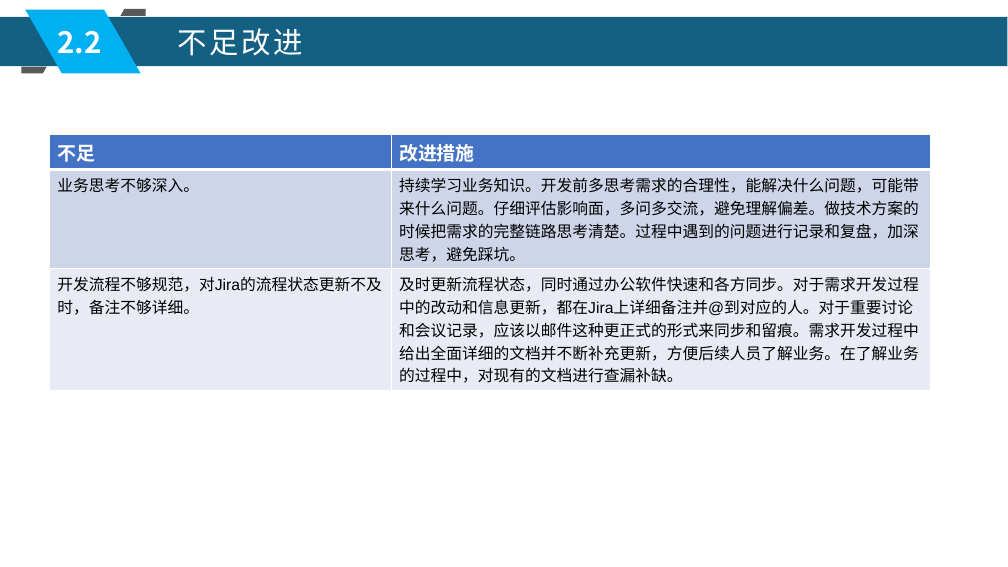
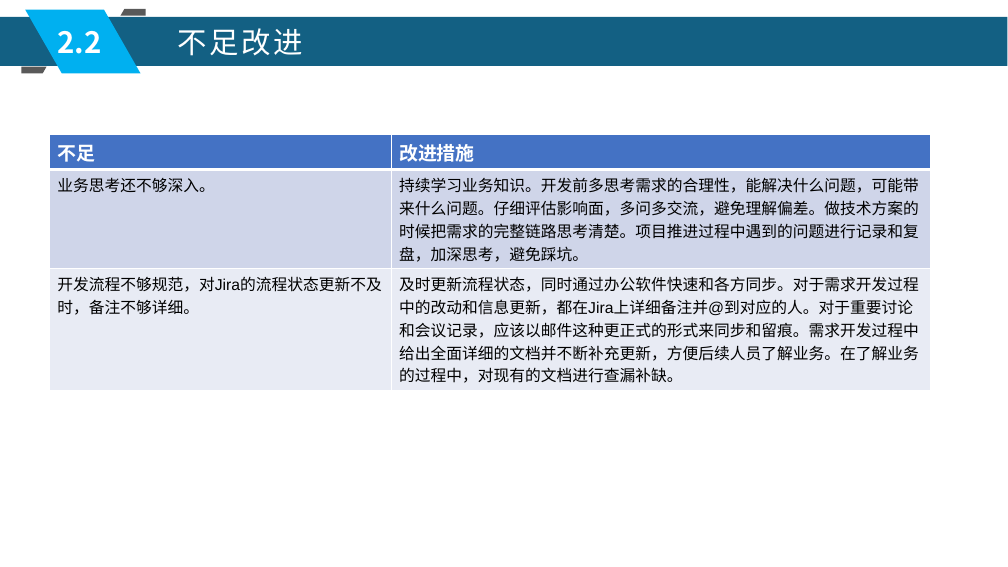
Before and after one commit to xljnc/husky-starter, a slide deck: slide 10 of doc/zzdb.pptx (slide 11 before the commit). Drawn at 1008x567 pixels with LibreOffice and Linux fonts; fonts in the diff are those of the drawing. Boxes give left, top, right and bottom in pixels: in the first picture for what was removed or moved away, otherwise in the second. Text is boxed around its words. In the diff, an @@ line names an element or a change of style, - is before the commit and + after.

```diff
--- a/doc/zzdb.pptx
+++ b/doc/zzdb.pptx
@@ table at [50,135,931,387] @@
-row 2, column 1: 业务思考不够深入。
+row 2, column 1: 业务思考还不够深入。
-row 2, column 2: 持续学习业务知识。开发前多思考需求的合理性，能解决什么问题，可能带来什么问题。仔细评估影响面，多问多交流，避免理解偏差。做技术方案的时候把需求的完整链路思考清楚。过程中遇到的问题进行记录和复盘，加深思考，避免踩坑。
+row 2, column 2: 持续学习业务知识。开发前多思考需求的合理性，能解决什么问题，可能带来什么问题。仔细评估影响面，多问多交流，避免理解偏差。做技术方案的时候把需求的完整链路思考清楚。项目推进过程中遇到的问题进行记录和复盘，加深思考，避免踩坑。
```
Also in this commit, not shown: 14 other slides changed, 1 slide removed.
